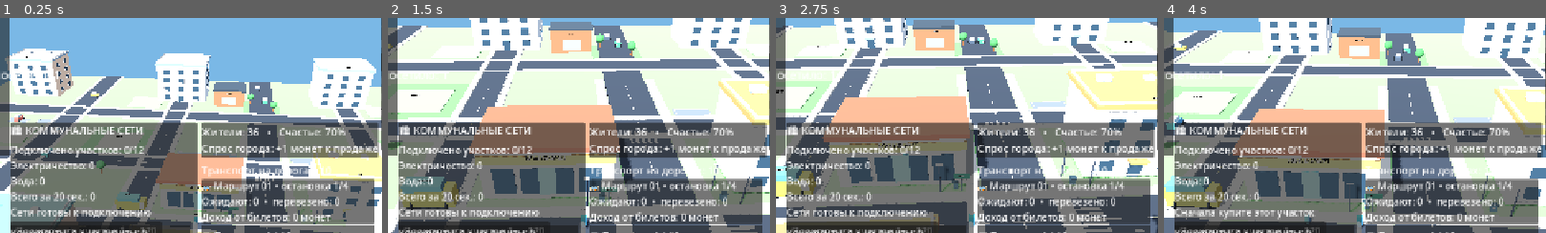
Above: before the commit, frames 1-4 (left to right).
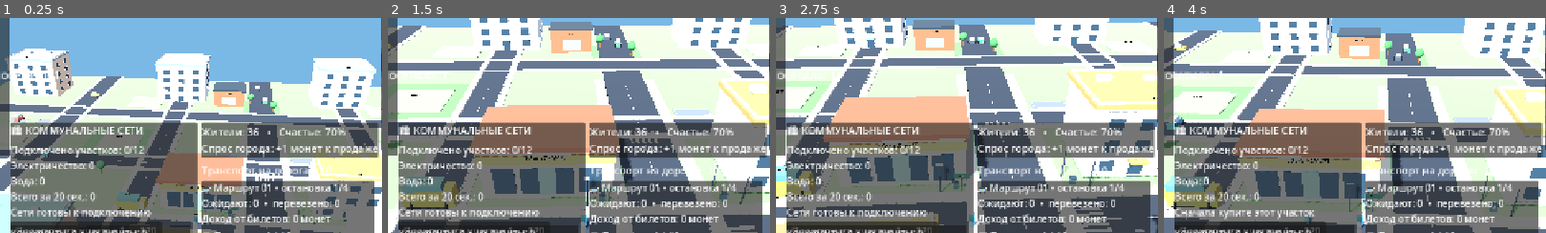
Above: after the commit, the same moments.

Repository: uchihabaha05-del/MINI-WORLD-TYCOON
Game: Godot game, scene res://scenes/Main.tscn
Two runs of this game, one before a commit and one after it. Both use one fixed random seed, a clock stepped at 60 frames per second and the inputs below.
Inputs (mouse positions are % of the whole screen's width and height, from its top left):
- Up to frame 1 (0.25 s): no input
- Up to frame 2 (1.5 s): move the mouse to (72, 45) at 0.52 s; hold D 0.53-1.28 s; click (72, 45) at 0.67 s; move the mouse to (30, 55) at 1.27 s; hold S from 1.28 s (still down)
- Up to frame 3 (2.75 s): move the mouse to (60, 28) at 2.02 s; release S at 2.03 s; hold D from 2.03 s (still down)
- Up to frame 4 (4 s): move the mouse to (45, 70) at 2.77 s; release D at 2.78 s; hold W 2.78-3.53 s; click (45, 70) at 2.92 s; move the mouse to (80, 65) at 3.52 s; hold A from 3.53 s (still down)
The pictures show only the part of the screen within x 24-74%, y 3-53%; the shares and areas given below are measured in that part.

The runs differ from the first frame. In frame 1, 3.2% of the frame differs, in the area x 52-98%, y 74-97%; in frame 2, 3.2%; in frame 3, 3.2%; in frame 4, 3.1%.

Commit message:
Refine compact mobile HUD spacing and panel sizing

Diff:
--- a/scripts/public_transport.gd
+++ b/scripts/public_transport.gd
@@ -35,8 +35,8 @@
 	layer.layer = 3
 	add_child(layer)
 	var panel := PanelContainer.new()
-	panel.position = Vector2(650, 292)
-	panel.custom_minimum_size = Vector2(290, 66)
+	panel.position = Vector2(650, 295)
+	panel.custom_minimum_size = Vector2(290, 64)
 	layer.add_child(panel)
 	status_label = Label.new()
 	status_label.add_theme_font_size_override("font_size", 16)
